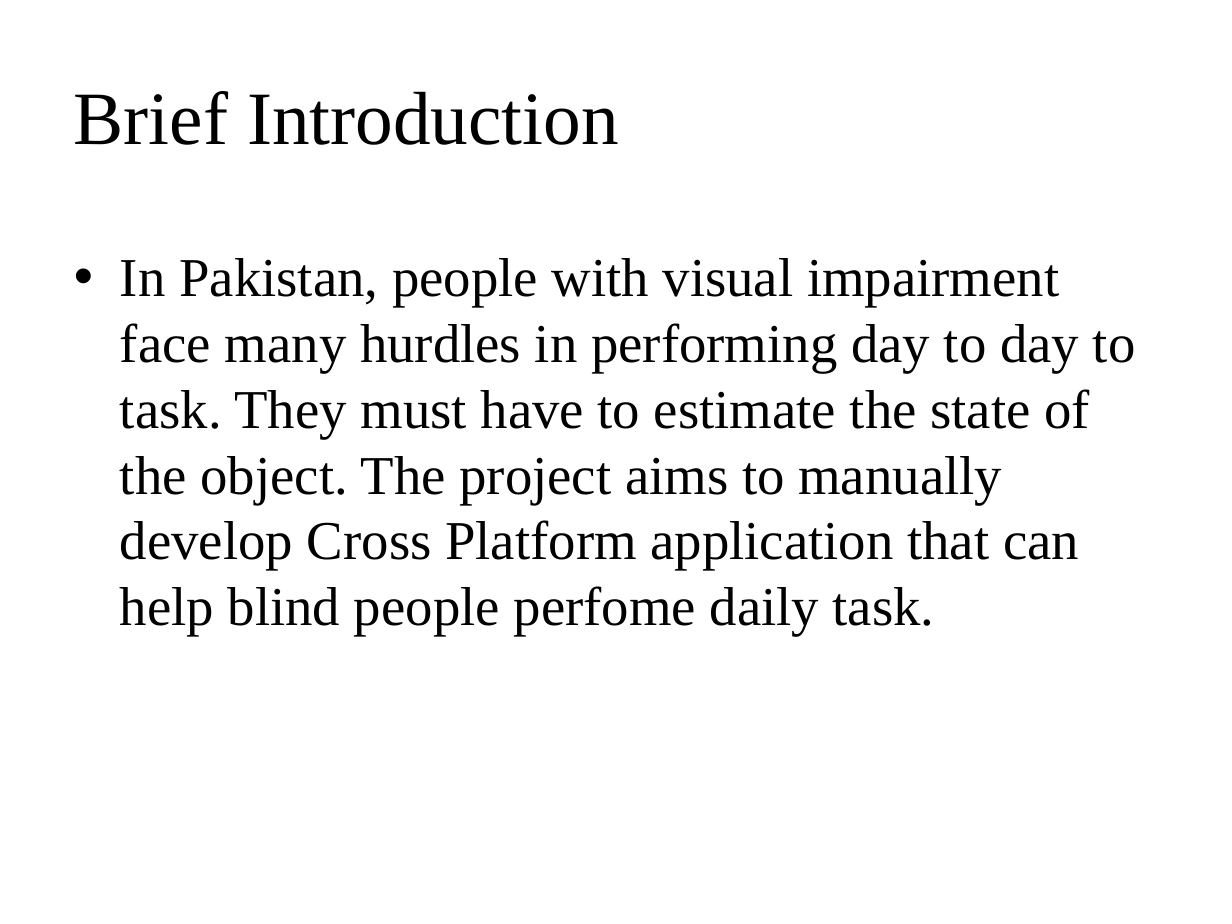
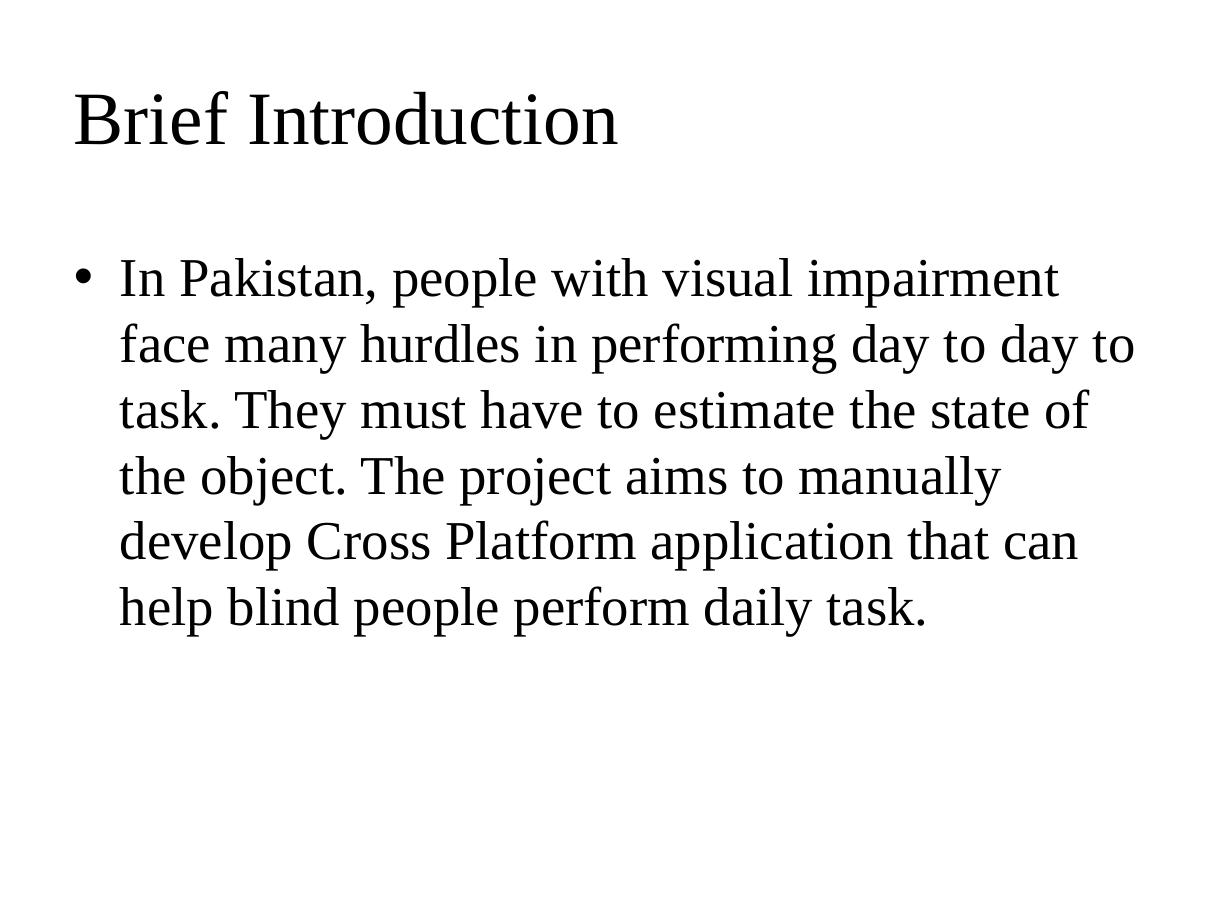
Before and after one commit to BadarSaghir/fyp, a slide deck: slide 4 of 10%/Edited/10 percent_final.pptx. Drawn at 1232x924 pixels with LibreOffice and Linux fonts; fonts in the diff are those of the drawing. Boxes give left, top, right and bottom in pixels: in the first picture for what was removed or moved away, otherwise in the second. Text is boxed around its words. In the diff, an @@ line names an element or a change of style, - is before the commit and + after.

```diff
--- a/10%/Edited/10 percent_final.pptx
+++ b/10%/Edited/10 percent_final.pptx
@@ text at (120,258,1136,636): text changed @@
-• In Pakistan, people with visual impairment face many hurdles in performing day to day to task. They must have to estimate the state of the object. The project aims to manually develop Cross Platform application that can help blind people perfome daily task.
+• In Pakistan, people with visual impairment face many hurdles in performing day to day to task. They must have to estimate the state of the object. The project aims to manually develop Cross Platform application that can help blind people perform daily task.
```
Also in this commit, not shown: 4 other slides changed, 1 slide added, 2 other files.
